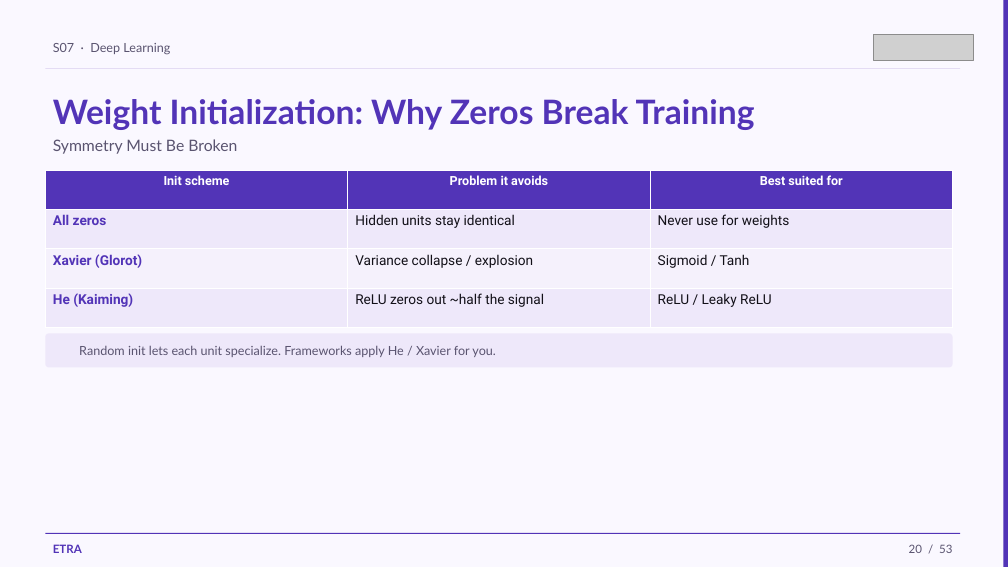
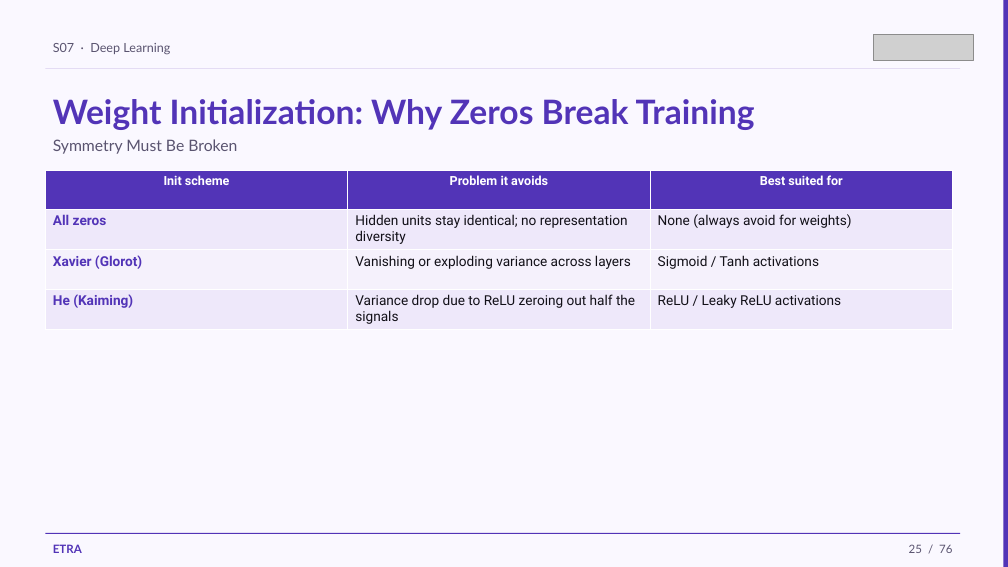
Before and after one commit to iksasa15/AI-ML, a slide deck: slide 25 of web-presentation/pdf-exports/Week2-Session1-Deep-Learning.pptx (slide 20 before the commit). Drawn at 1008x567 pixels with LibreOffice and Linux fonts; fonts in the diff are those of the drawing; grey boxes stand for pictures. Boxes give left, top, right and bottom in pixels: in the first picture for what was removed or moved away, otherwise in the second. Text is boxed around its words. In the diff, an @@ line names an element or a change of style, - is before the commit and + after.

```diff
--- a/web-presentation/pdf-exports/Week2-Session1-Deep-Learning.pptx
+++ b/web-presentation/pdf-exports/Week2-Session1-Deep-Learning.pptx
@@ table at [45,170,953,328] @@
-row 2, column 2: Hidden units stay identical
+row 2, column 2: Hidden units stay identical; no representation diversity
-row 2, column 3: Never use for weights
+row 2, column 3: None (always avoid for weights)
-row 3, column 2: Variance collapse / explosion
+row 3, column 2: Vanishing or exploding variance across layers
-row 3, column 3: Sigmoid / Tanh
+row 3, column 3: Sigmoid / Tanh activations
-row 4, column 2: ReLU zeros out ~half the signal
+row 4, column 2: Variance drop due to ReLU zeroing out half the signals
-row 4, column 3: ReLU / Leaky ReLU
+row 4, column 3: ReLU / Leaky ReLU activations
@@ rounded rectangle removed at [45,333,953,368] @@
@@ text removed at [79,345,495,357] @@
-Random init lets each unit specialize. Frameworks apply He / Xavier for you.
@@ text at [909,544,952,553]: text changed @@
-20 / 53
+25 / 76
```
Also in this commit, not shown: 48 other slides changed, 26 slides added, 3 slides removed, 11 other files.
